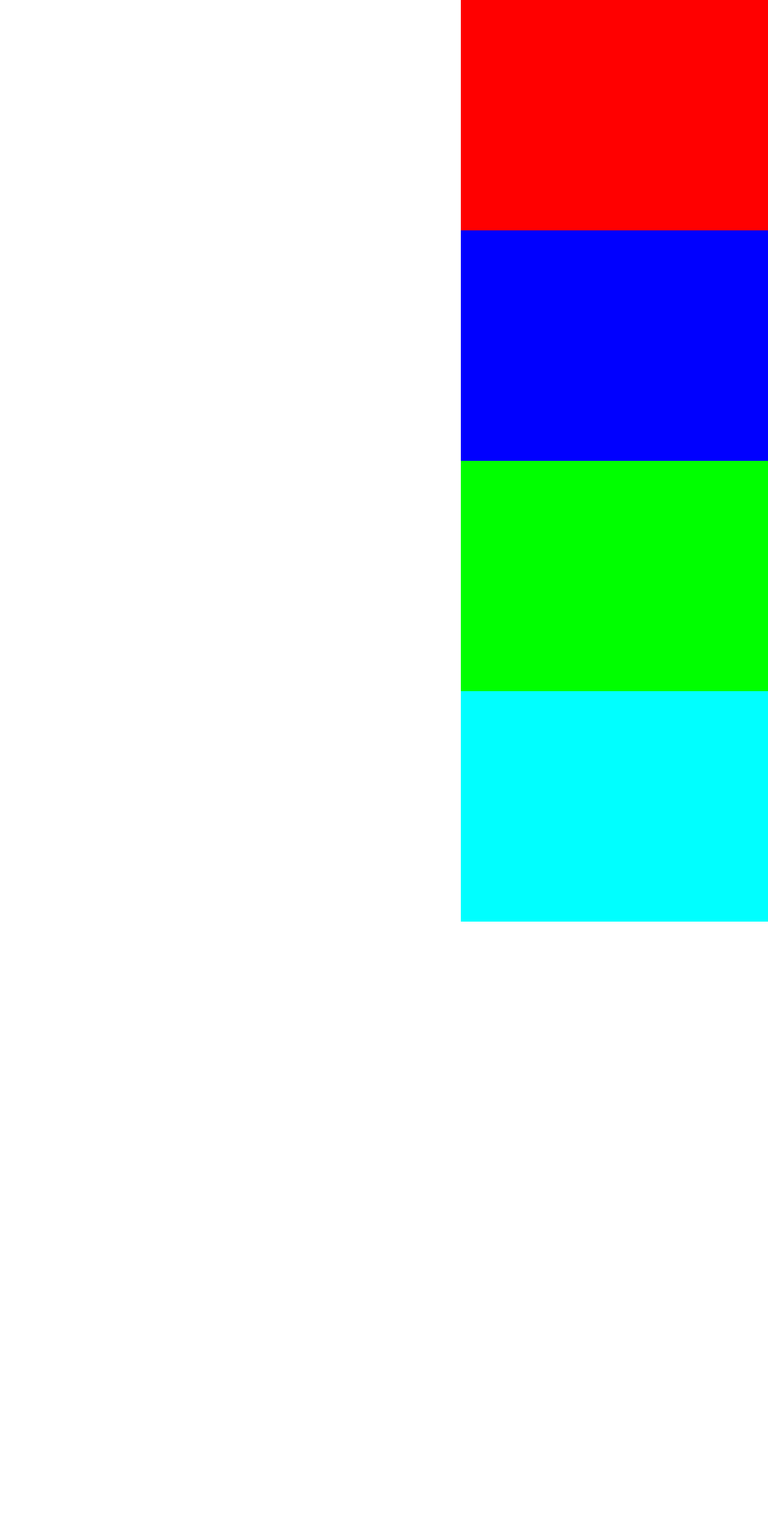
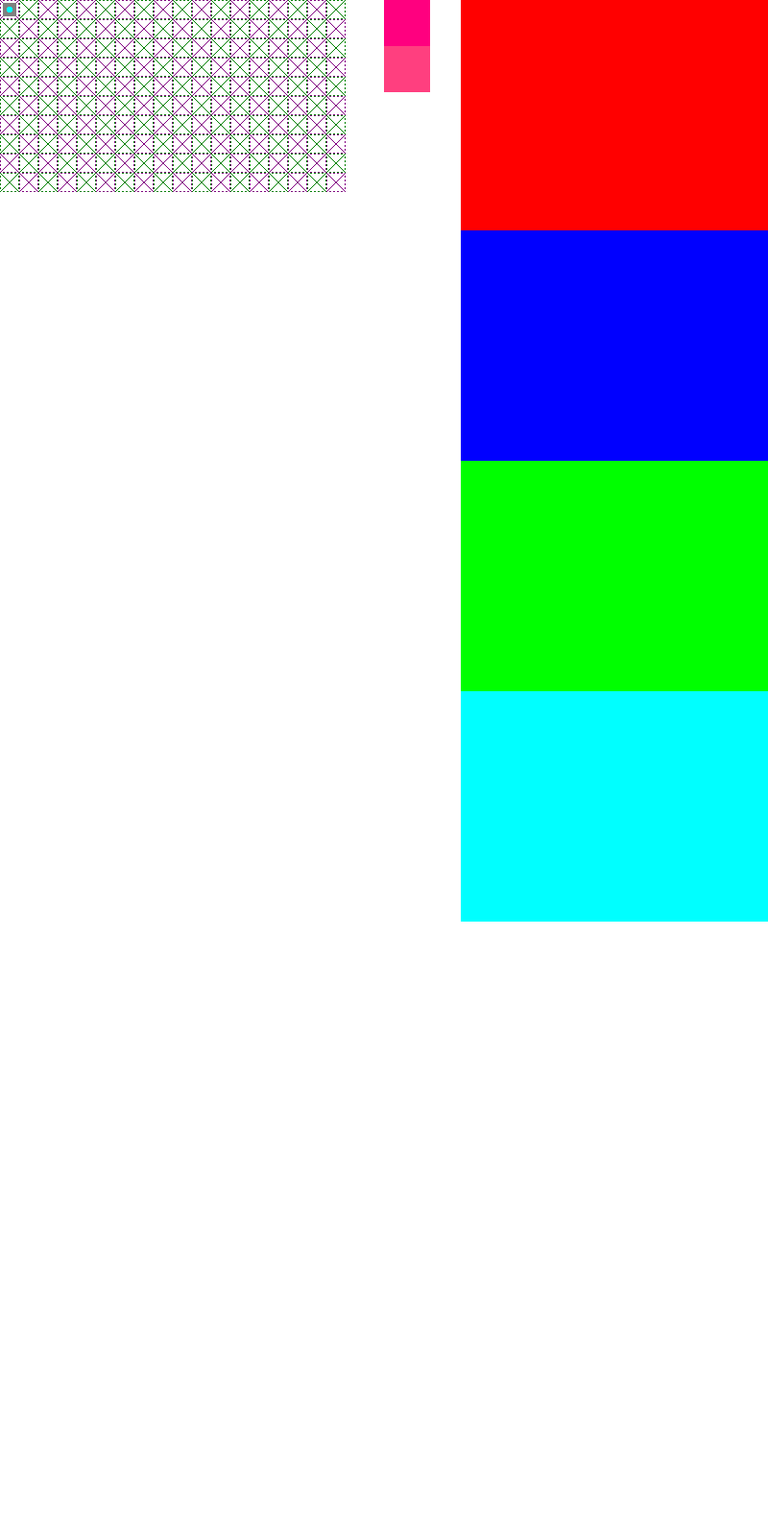
Layers edited between the first and the second 768 × 1536 image:
added layer "stuff" above "helpers" over [2, 0, 431, 93]
painted on "helpers" over [0, 0, 346, 192]
